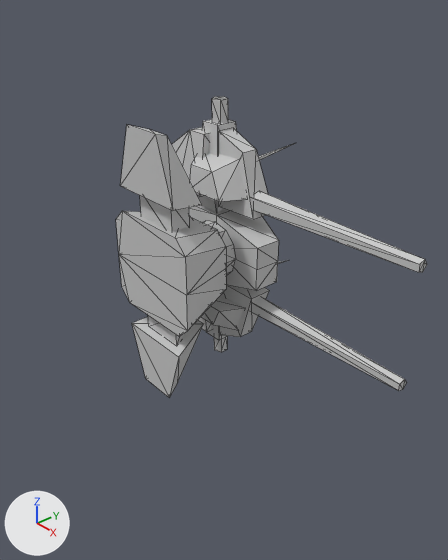
Renders of the Blender file Others/flamethrower.blend from each side of a commit.
One viewpoint serves both versions: a 50 mm lens placed at (1.362, -1.256, 0.847), pointed at (0.015, -0.083, -0.116). Every picture has the same lights, and +X, +Y and +Z are marked at lower left. Mesh edges are drawn as thin lines.
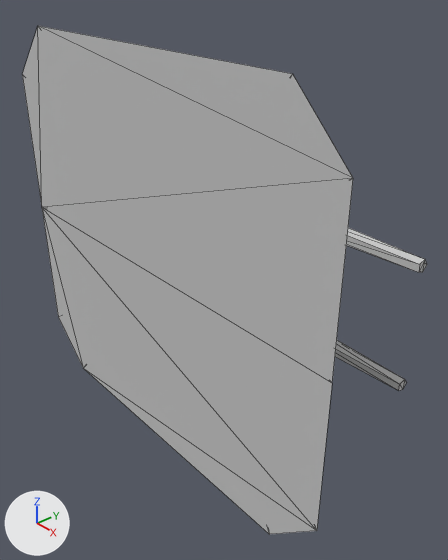
Pixel boxes (x1, y1, x2, y2) of what changed, in the pictures (448 x 560 px):
'Box02.001', added
    after: (22, 26, 353, 534)
'Box02', reshaped
    before: (116, 97, 427, 397)
    after: (335, 228, 427, 390)
part 1 of me_box02, deleted
    before: (132, 317, 203, 397)
part 2 of me_box02, deleted
    before: (140, 195, 189, 231)
part 3 of me_box02, deleted
    before: (148, 315, 186, 345)

Edits to the bpy script that builds the scene:
```text
Change me_box02:
    where me_box02.from_pydata(...)  # 300 vertices, 410 faces; spans x -0.385..0.681, y -0.359..0.359, z -0.447..0.447
    used by ob_box02; location = (0.0, 0.0, 0.0)
    me_box02 part 1: the loose piece of 8 vertices spanning x -0.124..0.126, y -0.359..-0.221, z -0.423..-0.199 is deleted
    me_box02 part 2: the loose piece of 8 vertices spanning x -0.07..0.079, y -0.33..-0.243, z 0.125..0.232 is deleted
    me_box02 part 3: the loose piece of 8 vertices spanning x -0.07..0.079, y -0.33..-0.243, z -0.232..-0.125 is deleted
Add me_box02_001:
    me_box02_001.from_pydata(...)  # 20 vertices, 36 faces; spans x -0.684..0.693, y -0.359..-0.172, z -0.633..0.633
    me_box02_001.materials.append(mat_material__6)  # light grey #c9c9c9
Add ob_box02_001:
    ob_box02_001 = bpy.data.objects.new('Box02.001', me_box02_001)
    ob_box02_001.location = (0.0, 0.0, 0.0)
```
